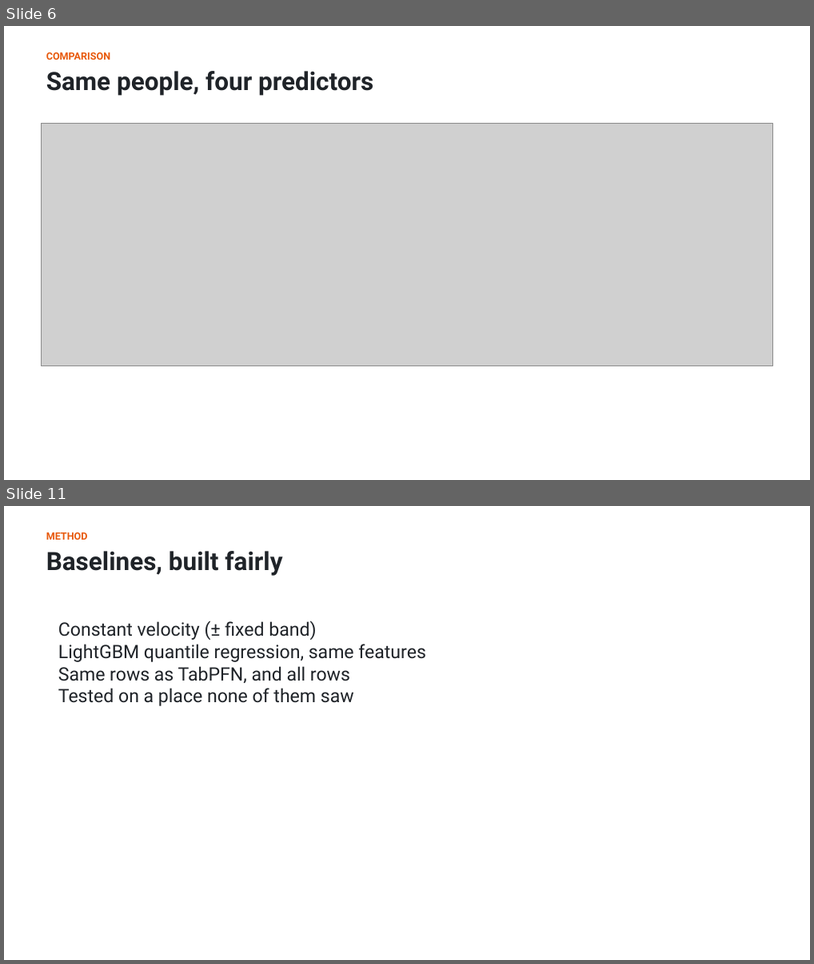
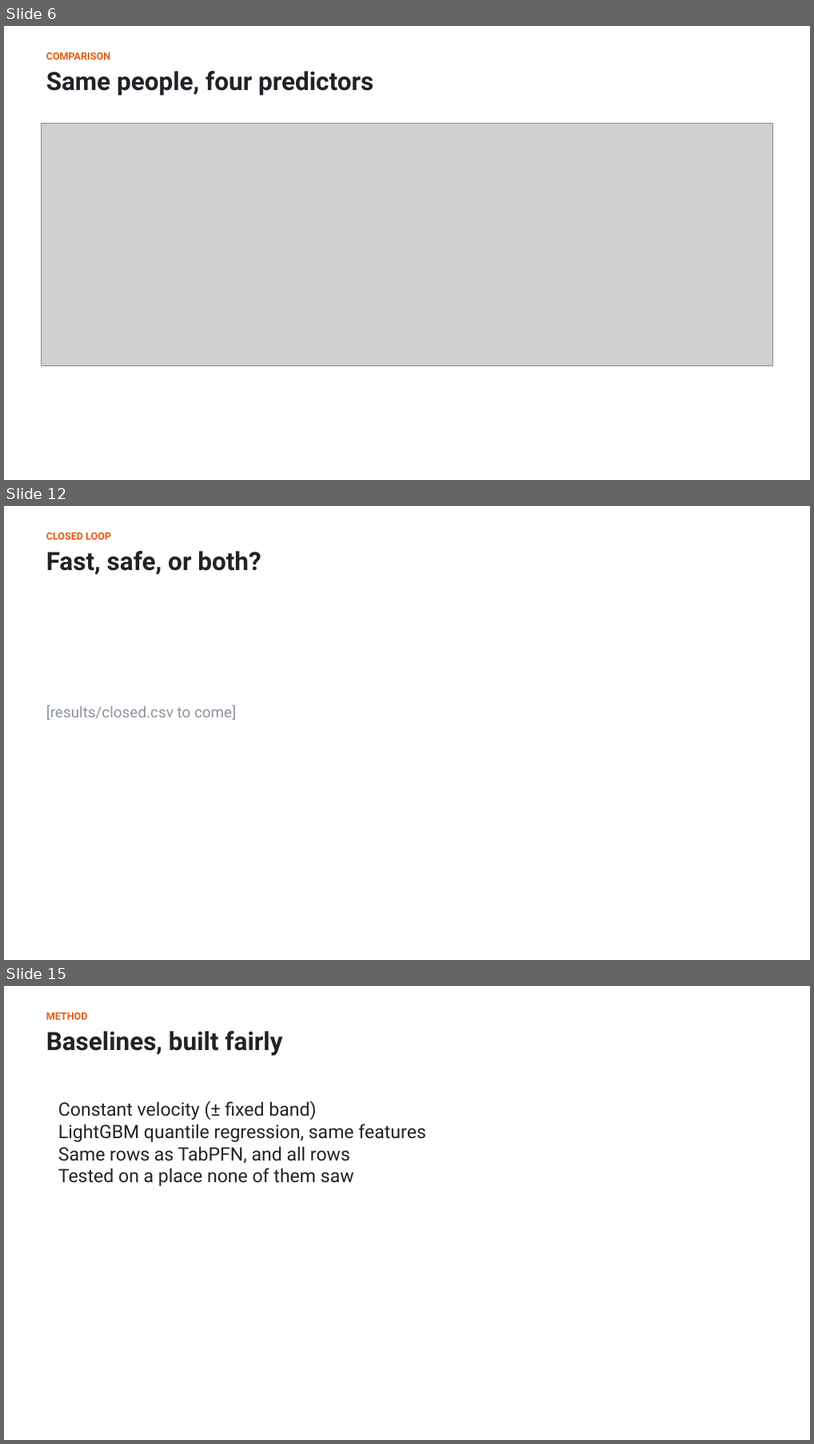
Before and after one commit to shiinalight/Foresight, a slide deck: deck/Foresight.pptx. Shown one above the other, each under a label of ours: slides 6 and 11 before the commit, slides 6, 12 and 15 after it; the slides between them are not shown. The pictures are 814x964 and 814x1444 pixels, drawn with LibreOffice and Linux fonts; fonts in the diff are those of the drawing; grey boxes stand for pictures. Boxes give left, top, right and bottom in pixels: in the first picture for what was removed or moved away, otherwise in the second. Text is boxed around its words. In the diff, an @@ line names an element or a change of style, - is before the commit and + after.

```diff
--- a/deck/Foresight.pptx
+++ b/deck/Foresight.pptx
@@ slide 12 added at [4,506,810,960], background #FFFFFF @@
@@ text added at [46,532,111,540], 12 pt, text #E8590C, bold @@
+CLOSED LOOP
@@ text added at [46,551,261,575], 30 pt, text #1F2328, bold @@
+Fast, safe, or both?
@@ text added at [46,704,236,720], 18 pt, text #8B949E @@
+[results/closed.csv to come]
@@ what was slide 11 is now slide 15 @@
```
Also in this commit, not shown: 1 slide changed, 3 other slides added, 7 other files.
